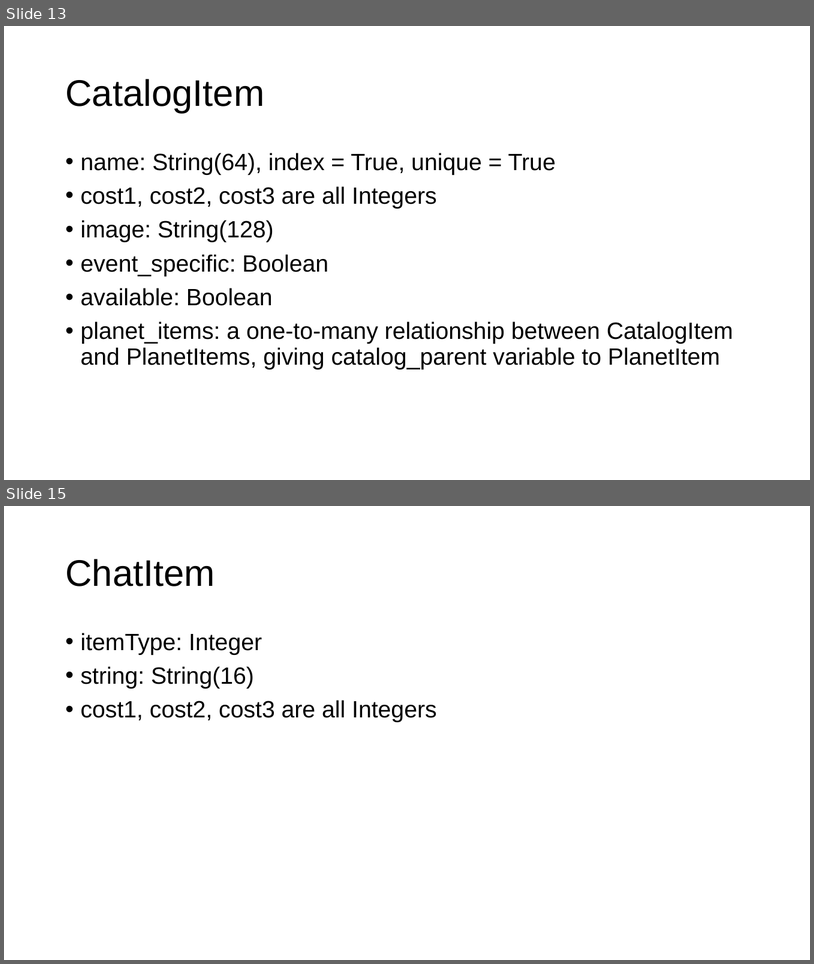
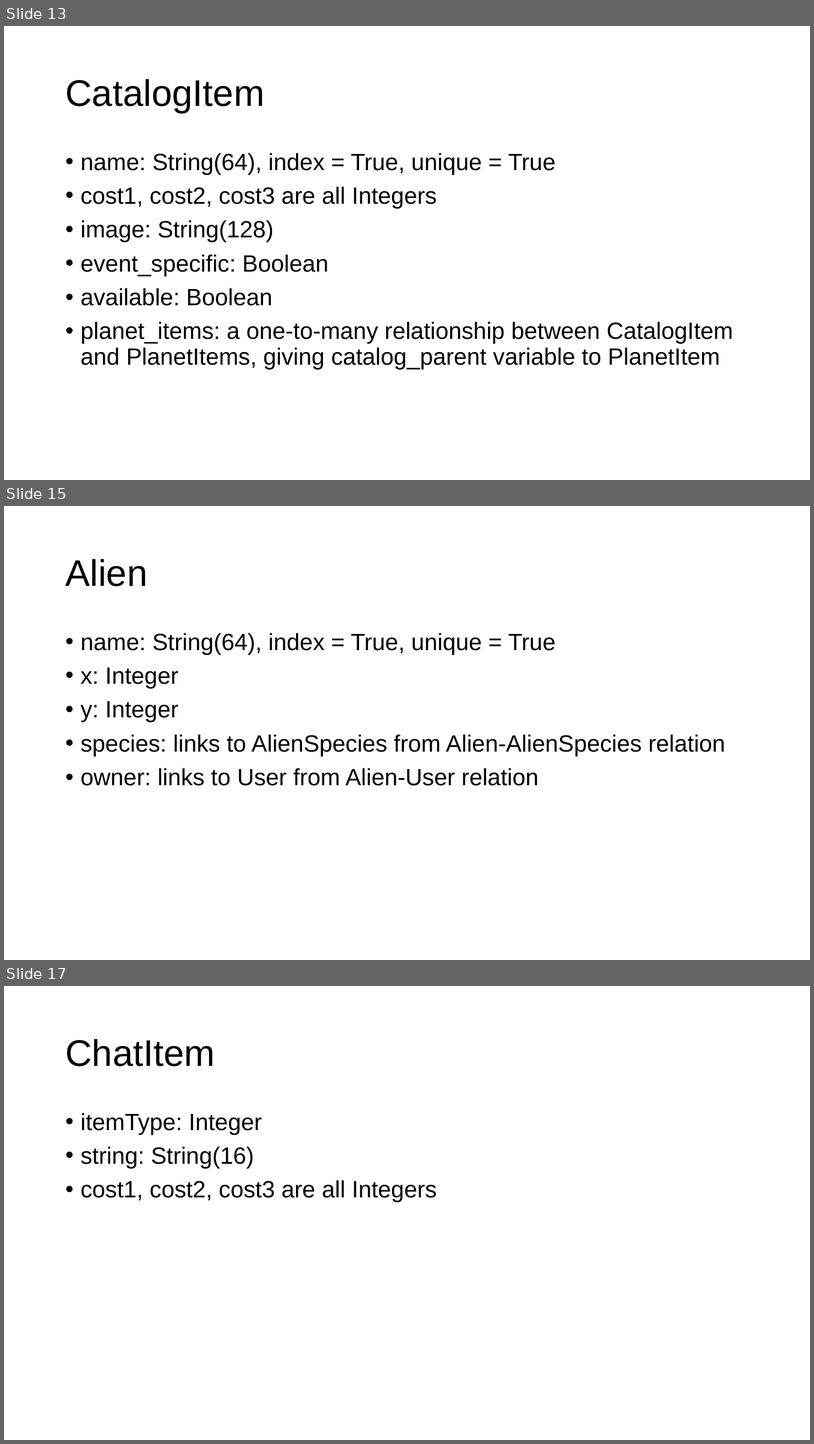
Before and after one commit to gmfk07/iu2018-backend, a slide deck: iu-spec-backend.pptx. Shown one above the other, each under a label of ours: slides 13 and 15 before the commit, slides 13, 15 and 17 after it; the slides between them are not shown. The pictures are 814x964 and 814x1444 pixels, drawn with LibreOffice and Linux fonts; fonts in the diff are those of the drawing. Boxes give left, top, right and bottom in pixels: in the first picture for what was removed or moved away, otherwise in the second. Text is boxed around its words. In the diff, an @@ line names an element or a change of style, - is before the commit and + after.

Commit message:
Fixed backend bugs, added aliens, rockets, and user info

```diff
--- a/iu-spec-backend.pptx
+++ b/iu-spec-backend.pptx
@@ slide 15 added at (4, 506, 810, 960), background #FFFFFF @@
@@ title added at (65, 559, 147, 586), 44 pt, text #000000 @@
+Alien
@@ text added at (81, 633, 725, 786), 28 pt, text #000000 @@
+• name: String(64), index = True, unique = True
+• x: Integer
+• y: Integer
+• species: links to AlienSpecies from Alien-AlienSpecies relation
+• owner: links to User from Alien-User relation
@@ what was slide 15 is now slide 17 @@
```
Also in this commit, not shown: 4 slides changed, 3 other slides added, 5 other files.
